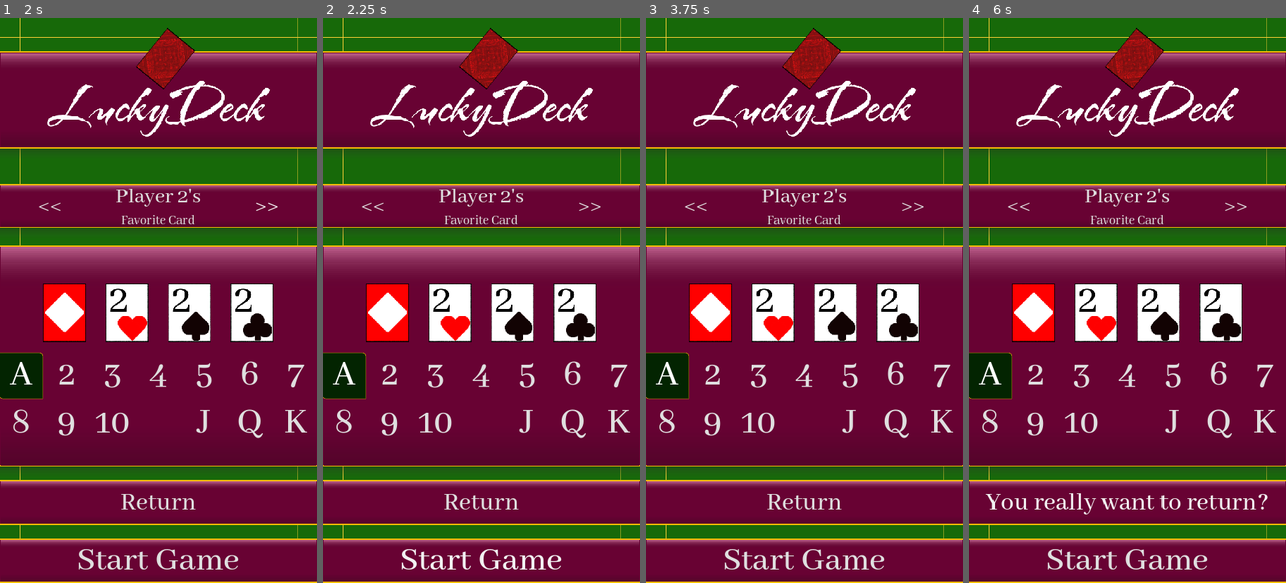
Above: before the commit, frames 1-4 (left to right).
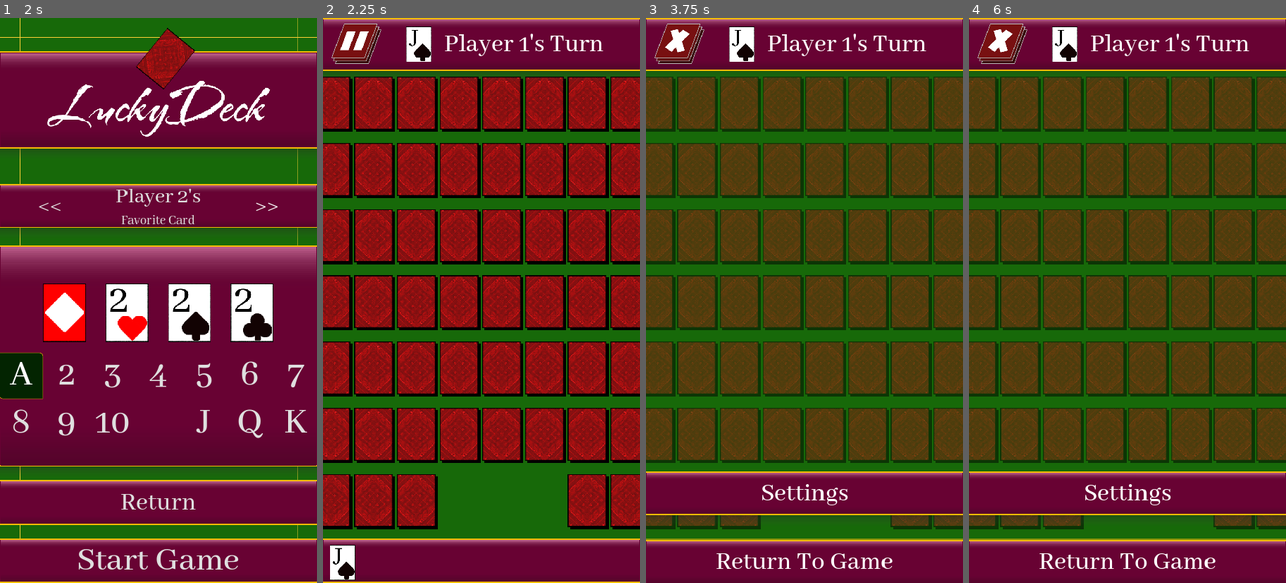
Above: after the commit, the same moments.

Repository: Yavuz7/LuckyDeck
Game: Godot game, scene res://Menus/player_favorite_card_menu.tscn
The game is run twice, just before and just after one commit, with the same random seed, the same clock (stepped at 60 frames per second) and the same inputs. This scene is started directly instead of the project's main scene.
Inputs (mouse positions are in pixels of both pictures, inside the frame that each line leads up to):
- Up to frame 1 (2 s): click "<<" at 0.5 s; click ">>" at 1.25 s
- Up to frame 2 (2.25 s): click "Start Game" at 2 s
- Up to frame 3 (3.75 s): click (804, 46) at 2.77 s; click (677, 46) at 3.52 s
- Up to frame 4 (6 s): click (1127, 560) at 4.27 s; click (1127, 560) at 5 s, where only the run after the commit has a clickable "Return To Game"; click (1127, 492) at 5.75 s, where only the run after the commit has a clickable "Settings"

Frame 1 is identical in both runs. In frame 2, 88% of the frame differs, in the area x 0-100%, y 0-100%; in frame 3, 85%; in frame 4, 85%.

Commit message:
Game now launches to play screen

Diff:
--- /dev/null
+++ b/Menus/Game.tscn
@@ -0,0 +1,265 @@
+[gd_scene load_steps=10 format=3 uid="uid://ifsdtp307ptu"]
+
+[ext_resource type="Theme" uid="uid://brkyelj36ne10" path="res://Scripts/maintheme.tres" id="1_52tlx"]
+[ext_resource type="Script" path="res://Scripts/Game.gd" id="2_1h2br"]
+[ext_resource type="Texture2D" uid="uid://c0nqv6vii1nss" path="res://assets/Images/CardFronts/cards1-5.png" id="3_ow6xv"]
+[ext_resource type="PackedScene" uid="uid://cvgijvugy7wxe" path="res://assets/button_scene.tscn" id="4_pd6m8"]
+[ext_resource type="Texture2D" uid="uid://dcltp31ptq1ky" path="res://assets/Images/Buttons/pauseButtonLarge.svg" id="5_mfxsg"]
+[ext_resource type="Script" path="res://Scripts/pauseButton.gd" id="6_tm85r"]
+[ext_resource type="Texture2D" uid="uid://c52wtn1j2dqrg" path="res://assets/Images/CardFronts/cards3-11.png" id="7_d5qrn"]
+
+[sub_resource type="Animation" id="Animation_lbo3g"]
+resource_name = "make_card_disappear"
+length = 1.5
+tracks/0/type = "value"
+tracks/0/imported = false
+tracks/0/enabled = true
+tracks/0/path = NodePath(".:modulate")
+tracks/0/interp = 1
+tracks/0/loop_wrap = true
+tracks/0/keys = {
+"times": PackedFloat32Array(0.1, 0.6, 1.5),
+"transitions": PackedFloat32Array(0.297303, 0.406126, 6.27667),
+"update": 0,
+"values": [Color(1, 1, 1, 1), Color(1, 1, 1, 0.87451), Color(1, 1, 1, 0)]
+}
+
+[sub_resource type="AnimationLibrary" id="AnimationLibrary_o60hx"]
+_data = {
+"make_card_disappear": SubResource("Animation_lbo3g")
+}
+
+[node name="Game" type="Control"]
+layout_mode = 3
+anchors_preset = 15
+anchor_right = 1.0
+anchor_bottom = 1.0
+grow_horizontal = 2
+grow_vertical = 2
+size_flags_horizontal = 3
+size_flags_vertical = 3
+theme = ExtResource("1_52tlx")
+script = ExtResource("2_1h2br")
+
+[node name="background" type="ColorRect" parent="."]
+layout_mode = 1
+anchors_preset = 15
+anchor_right = 1.0
+anchor_bottom = 1.0
+grow_horizontal = 2
+grow_vertical = 2
+color = Color(0.0901961, 0.411765, 0.0352941, 1)
+
+[node name="gridMargin" type="MarginContainer" parent="."]
+layout_mode = 1
+anchors_preset = 15
+anchor_right = 1.0
+anchor_bottom = 1.0
+offset_top = 125.0
+offset_bottom = -102.0
+grow_horizontal = 2
+grow_vertical = 2
+theme_override_constants/margin_left = 8
+theme_override_constants/margin_top = 8
+theme_override_constants/margin_right = 8
+theme_override_constants/margin_bottom = 0
+
+[node name="grid" type="GridContainer" parent="gridMargin"]
+layout_mode = 2
+columns = 8
+
+[node name="drawnCard" type="TextureRect" parent="."]
+modulate = Color(1, 1, 1, 0)
+layout_mode = 1
+anchors_preset = 8
+anchor_left = 0.5
+anchor_top = 0.5
+anchor_right = 0.5
+anchor_bottom = 0.5
+offset_left = -143.0
+offset_top = -189.0
+offset_right = -46.0
+offset_bottom = -57.0
+grow_horizontal = 2
+grow_vertical = 2
+scale = Vector2(3, 3)
+mouse_filter = 2
+texture = ExtResource("3_ow6xv")
+stretch_mode = 5
+
+[node name="cardAnimator" type="AnimationPlayer" parent="drawnCard"]
+libraries = {
+"": SubResource("AnimationLibrary_o60hx")
+}
+
+[node name="gameHeader" parent="." instance=ExtResource("4_pd6m8")]
+custom_minimum_size = Vector2(0, 120)
+layout_mode = 1
+anchors_preset = 10
+anchor_top = 0.0
+anchor_bottom = 0.0
+offset_top = 0.0
+offset_bottom = 2.0
+grow_vertical = 1
+
+[node name="TopGui" type="MarginContainer" parent="gameHeader"]
+custom_minimum_size = Vector2(0, 100)
+layout_mode = 1
+anchors_preset = 15
+anchor_right = 1.0
+anchor_bottom = 1.0
+grow_horizontal = 2
+grow_vertical = 2
+theme = ExtResource("1_52tlx")
+theme_override_constants/margin_left = 15
+theme_override_constants/margin_top = 5
+theme_override_constants/margin_right = 15
+theme_override_constants/margin_bottom = 5
+
+[node name="HSplitContainer" type="HSplitContainer" parent="gameHeader/TopGui"]
+custom_minimum_size = Vector2(0, 100)
+layout_mode = 2
+theme_override_constants/separation = 50
+split_offset = -55
+dragger_visibility = 1
+
+[node name="pauseButton" type="TextureButton" parent="gameHeader/TopGui/HSplitContainer"]
+custom_minimum_size = Vector2(120, 120)
+layout_mode = 2
+size_flags_vertical = 4
+texture_normal = ExtResource("5_mfxsg")
+ignore_texture_size = true
+stretch_mode = 5
+script = ExtResource("6_tm85r")
+
+[node name="HBoxContainer" type="HBoxContainer" parent="gameHeader/TopGui/HSplitContainer"]
+custom_minimum_size = Vector2(0, 100)
+layout_mode = 2
+size_flags_horizontal = 2
+size_flags_vertical = 4
+theme_override_constants/separation = 25
+
+[node name="TextureRect" type="TextureRect" parent="gameHeader/TopGui/HSplitContainer/HBoxContainer"]
+custom_minimum_size = Vector2(65, 80)
+layout_mode = 2
+size_flags_horizontal = 2
+size_flags_vertical = 4
+texture = ExtResource("7_d5qrn")
+expand_mode = 1
+stretch_mode = 5
+
+[node name="CurrentPlayerName" type="Label" parent="gameHeader/TopGui/HSplitContainer/HBoxContainer"]
+layout_mode = 2
+text = "Player 1's Turn"
+
+[node name="TextureRect2" type="TextureRect" parent="."]
+layout_mode = 0
+offset_right = 40.0
+offset_bottom = 40.0
+theme = ExtResource("1_52tlx")
+
+[node name="ButtonSceneFooter" parent="." instance=ExtResource("4_pd6m8")]
+layout_mode = 1
+
+[node name="TopGui" type="MarginContainer" parent="ButtonSceneFooter"]
+custom_minimum_size = Vector2(0, 80)
+layout_mode = 1
+anchors_preset = 15
+anchor_right = 1.0
+anchor_bottom = 1.0
+offset_top = 3.0
+offset_bottom = 5.0
+grow_horizontal = 2
+grow_vertical = 2
+theme = ExtResource("1_52tlx")
+theme_override_constants/margin_left = 15
+theme_override_constants/margin_top = 5
+theme_override_constants/margin_right = 15
+theme_override_constants/margin_bottom = 5
+
+[node name="TextureRect" type="TextureRect" parent="ButtonSceneFooter/TopGui"]
+custom_minimum_size = Vector2(58.79, 80)
+layout_mode = 2
+size_flags_horizontal = 2
+size_flags_vertical = 4
+texture = ExtResource("7_d5qrn")
+expand_mode = 1
+stretch_mode = 5
+
+[node name="SettingsMenu" type="Control" parent="."]
+layout_mode = 1
+anchors_preset = 15
+anchor_right = 1.0
+anchor_bottom = 1.0
+offset_top = 121.0
+offset_bottom = 4.0
+grow_horizontal = 2
+grow_vertical = 2
+
+[node name="background" type="ColorRect" parent="SettingsMenu"]
+layout_mode = 1
+anchors_preset = 15
+anchor_right = 1.0
+anchor_bottom = 1.0
+offset_top = -1.0
+grow_horizontal = 2
+grow_vertical = 2
+color = Color(0.0941176, 0.411765, 0.0392157, 0.501961)
+
+[node name="ReturnToGame" parent="SettingsMenu" instance=ExtResource("4_pd6m8")]
+custom_minimum_size = Vector2(0, 102)
+layout_mode = 1
+
+[node name="Label" type="Label" parent="SettingsMenu/ReturnToGame"]
+layout_mode = 1
+anchors_preset = 15
+anchor_right = 1.0
+anchor_bottom = 1.0
+grow_horizontal = 2
+grow_vertical = 2
+theme_override_font_sizes/font_size = 60
+text = "Return To Game"
+horizontal_alignment = 1
+vertical_alignment = 1
+
+[node name="Settings" type="Control" parent="SettingsMenu"]
+layout_mode = 1
+anchors_preset = 15
+anchor_right = 1.0
+anchor_bottom = 1.0
+offset_bottom = -157.0
+grow_horizontal = 2
+grow_vertical = 2
+
+[node name="PlayerScores" type="ScrollContainer" parent="SettingsMenu/Settings"]
+layout_mode = 1
+anchors_preset = 15
+anchor_right = 1.0
+anchor_bottom = 1.0
+offset_bottom = -130.0
+grow_horizontal = 2
+grow_vertical = 2
+
+[node name="Players" type="VBoxContainer" parent="SettingsMenu/Settings/PlayerScores"]
+layout_mode = 2
+
+[node name="Settings2" parent="SettingsMenu/Settings" instance=ExtResource("4_pd6m8")]
+layout_mode = 1
+
+[node name="Label" type="Label" parent="SettingsMenu/Settings/Settings2"]
+layout_mode = 1
+anchors_preset = 8
+anchor_left = 0.5
+anchor_top = 0.5
+anchor_right = 0.5
+anchor_bottom = 0.5
+offset_left = -99.5
+offset_top = -37.5
+offset_right = 99.5
+offset_bottom = 37.5
+grow_horizontal = 2
+grow_vertical = 2
+theme_override_font_sizes/font_size = 60
+text = "Settings"
+horizontal_alignment = 1
+vertical_alignment = 1
--- a/Menus/player_favorite_card_menu.tscn
+++ b/Menus/player_favorite_card_menu.tscn
@@ -34,6 +34,7 @@
 [sub_resource type="StyleBoxEmpty" id="StyleBoxEmpty_h0egs"]
 
 [node name="PlayerFavoriteCardMenu" type="Panel"]
+anchors_preset = 15
 anchor_right = 1.0
 anchor_bottom = 1.0
 grow_horizontal = 2
--- a/Scripts/Game.gd
+++ b/Scripts/Game.gd
@@ -7,5 +7,11 @@
 	var deckDealer = preload("res://Scripts/deckDealer.gd").new(GameManager.numOfPlayers)
 	add_child(deckDealer)
 	GameManager.fillPlayerArray()
-	GameManager.setUpGame()
+	setUpGame()
 	pass # Replace with function body.
+
+func setUpGame():
+	GameManager.Game = $"."
+	GameManager.previewCard = $drawnCard
+	GameManager.card_animator = $drawnCard/cardAnimator
+	GameManager.playerDisplay = $gameHeader/TopGui/HSplitContainer/HBoxContainer/CurrentPlayerName
--- a/Scripts/GameManager.gd
+++ b/Scripts/GameManager.gd
@@ -30,12 +30,6 @@
 func _ready():
 	pass
 
-func setUpGame():
-	Game = get_node('/root/Game/')
-	previewCard = get_node('/root/Game/drawnCard/')
-	card_animator = previewCard.get_node("cardAnimator")
-	playerDisplay = get_node('/root/Game/gameHeader/TopGui/HSplitContainer/HBoxContainer/CurrentPlayerName')
-
 
 func fillPlayerArray():
 	var i = 0
@@ -53,16 +47,15 @@
 	cardHandler()
 	changeCurrentPlayer()
 
-
 func cardHandler():
 	var randomIndex = numberGenerator.randi_range(0,Deck.size() - 1)
 
 	showCard(randomIndex)
 	addCardToPlayer(randomIndex)
-	if(Players[currentPlayer].size() >= 1):
-		if(checkVictory()):
-			return
+	if(checkVictory()):
+		return
 	checkDefeat(randomIndex)
+	print(Players[currentPlayer].back())
 	Deck.remove_at(randomIndex)
 
 func showCard(randomIndex):
@@ -78,11 +71,8 @@
 	card_animator.seek(0,true)
 	card_animator.play("make_card_disappear")
 func addCardToPlayer(i):
-	if ((Deck[i][cardValues.value] == 1) || Deck[i][cardValues.suit] == 5):
-		return
-	else:
-		Players[currentPlayer].append(Deck[i])
-		print("Player " + str(currentPlayer + 1) + "\'s Current Hand: " + str(Players[currentPlayer]))
+	Players[currentPlayer].append(Deck[i])
+	print("Player " + str(currentPlayer + 1) + "\'s Current Hand: " + str(Players[currentPlayer]))
 
 func changeCurrentPlayer():
 	currentPlayer += 1
@@ -107,10 +97,19 @@
 			print("Victory By Default!(Last Player Standing)")
 			return
 func checkVictory():
-	var victoryMessage = checkVictoryHands()
+	var victoryMessage
+	if(Players[currentPlayer].size() >= 1):
+		victoryMessage = checkVictoryHands()
+	if(victoryMessage == null):
+		victoryMessage = checkFavoriteCardVictory()
 	if( victoryMessage != null):
 		print(victoryMessage + " By Player " + str(currentPlayer + 1))
 		return true
+
+
+func checkFavoriteCardVictory():
+	if(Players[currentPlayer].back() == playerFavoriteCards[currentPlayer]):
+		return "Favorite Card Drawn!"
 func checkVictoryHands():
 	var completeArrayValue = Array()
 	var completeArraySuit = Array()
--- a/Scripts/PlayerFavoriteCardMenu.gd
+++ b/Scripts/PlayerFavoriteCardMenu.gd
@@ -27,7 +27,6 @@
 	if(!playerFavoriteCards[i]):
 		playerFavoriteCards[i].append(suitValues.get(suitSelect.get_pressed_button().name))
 		playerFavoriteCards[i].append(valueSelect.get_pressed_button().name.to_int())
-		print(playerFavoriteCards[i])
 	else:
 		playerFavoriteCards[i].clear()
 		playerFavoriteCards[i].append(suitValues.get(suitSelect.get_pressed_button().name))
@@ -45,6 +44,10 @@
 
 func _on_start_game_pressed():
 	saveSelection(playerIndex)
+	sendToGameManager()
+	get_parent().call_deferred("add_child",load("res://Menus/Game.tscn").instantiate())
+	self.queue_free()
+
 
 
 func _on_back_button_pressed():
@@ -52,7 +55,6 @@
 		saveSelection(playerIndex)
 		playerIndex-= 1
 		playerDisplay.text = "Player " + str(playerIndex + 1) + "\'s"
-		print("Player Index:" + str(playerIndex))
 		loadSelection(playerIndex)
 
 
@@ -61,7 +63,6 @@
 		saveSelection(playerIndex)
 		playerIndex+= 1
 		playerDisplay.text = "Player " + str(playerIndex + 1) + "\'s"
-		print("Player Index:" + str(playerIndex))
 		loadSelection(playerIndex)
 
 
@@ -77,3 +78,13 @@
 
 		get_parent().call_deferred("add_child",load("res://Menus/player_number_selection.tscn").instantiate())
 		self.queue_free()
+
+func sendToGameManager():
+	fillPlayerArray()
+	GameManager.playerFavoriteCards = playerFavoriteCards
+	pass
+
+func fillPlayerArray():
+	for card in playerFavoriteCards:
+		if(playerFavoriteCards[card].size() == 0):
+			playerFavoriteCards[card] = [1,1]
--- a/Scripts/deckDealer.gd
+++ b/Scripts/deckDealer.gd
@@ -2,15 +2,15 @@
 
 class_name deckDealer
 
-@onready var Game = get_node("/root/Game")
+@onready var Game = get_parent()
 var Deck = Array()
 var gridCards = Array()
 var numOfPlayers
-
+var favoriteCards = GameManager.playerFavoriteCards
+var favoriteCardsSuitsUsed = Array()
 
 # Called when the node enters the scene tree for the first time.
 func _ready():
-	print("apple")
 	generateDeck()
 	dealDeck()
 	GameManager.setDeck(Deck)
@@ -36,10 +36,16 @@
 			Deck.append([5,1])
 			gridCards.append(Card.new())
 			additionalPlayers-= 1
+	for card in favoriteCards:
+		if (favoriteCards[card][1] == 1 && favoriteCardsSuitsUsed.find(favoriteCards[card]) == -1):
+			favoriteCardsSuitsUsed.append(favoriteCards[card])
+			Deck.append([5,1])
+			gridCards.append(Card.new())
+			print(favoriteCardsSuitsUsed)
 
 func dealDeck():
 	var c = 0
-	if(numOfPlayers <= 4):
+	if(numOfPlayers <= 4 && favoriteCardsSuitsUsed.size() == 0):
 		while c < 47:
 			Game.get_node('gridMargin/grid/').add_child(gridCards[c])
 			c+= 1
@@ -49,7 +55,7 @@
 			if (c != 49):
 				Game.get_node('gridMargin/grid/').add_child(Container.new())
 			c+=1
-	elif(numOfPlayers == 5 || numOfPlayers == 6):
+	elif(gridCards.size() < 55) :
 		while c < 47:
 			Game.get_node('gridMargin/grid/').add_child(gridCards[c])
 			c+= 1
@@ -59,8 +65,9 @@
 			if (c == 50):
 				Game.get_node('gridMargin/grid/').add_child(Container.new())
 				Game.get_node('gridMargin/grid/').add_child(Container.new())
-				if(numOfPlayers != 6):
+				if(gridCards.size() == 53):
 					Game.get_node('gridMargin/grid/').add_child(Container.new())
+
 			c+=1
 	else:
 		while c < gridCards.size():
--- a/Scripts/main.tscn
+++ b/Scripts/main.tscn
@@ -1,265 +1,14 @@
-[gd_scene load_steps=10 format=3 uid="uid://d2dequvp2tyhb"]
+[gd_scene load_steps=2 format=3 uid="uid://d2dequvp2tyhb"]
 
-[ext_resource type="Theme" uid="uid://brkyelj36ne10" path="res://Scripts/maintheme.tres" id="1_xanrt"]
-[ext_resource type="Script" path="res://Scripts/Game.gd" id="2_4pnwh"]
-[ext_resource type="Texture2D" uid="uid://c0nqv6vii1nss" path="res://assets/Images/CardFronts/cards1-5.png" id="3_fw2yw"]
-[ext_resource type="Texture2D" uid="uid://dcltp31ptq1ky" path="res://assets/Images/Buttons/pauseButtonLarge.svg" id="5_p75xj"]
-[ext_resource type="Script" path="res://Scripts/pauseButton.gd" id="6_m6g02"]
-[ext_resource type="Texture2D" uid="uid://c52wtn1j2dqrg" path="res://assets/Images/CardFronts/cards3-11.png" id="7_5aqiv"]
-[ext_resource type="PackedScene" uid="uid://cvgijvugy7wxe" path="res://assets/button_scene.tscn" id="8_46xpc"]
+[ext_resource type="PackedScene" uid="uid://ifsdtp307ptu" path="res://Menus/Game.tscn" id="1_r34j8"]
 
-[sub_resource type="Animation" id="Animation_lbo3g"]
-resource_name = "make_card_disappear"
-length = 1.5
-tracks/0/type = "value"
-tracks/0/imported = false
-tracks/0/enabled = true
-tracks/0/path = NodePath(".:modulate")
-tracks/0/interp = 1
-tracks/0/loop_wrap = true
-tracks/0/keys = {
-"times": PackedFloat32Array(0.1, 0.6, 1.5),
-"transitions": PackedFloat32Array(0.297303, 0.406126, 6.27667),
-"update": 0,
-"values": [Color(1, 1, 1, 1), Color(1, 1, 1, 0.87451), Color(1, 1, 1, 0)]
-}
-
-[sub_resource type="AnimationLibrary" id="AnimationLibrary_o60hx"]
-_data = {
-"make_card_disappear": SubResource("Animation_lbo3g")
-}
-
-[node name="Game" type="Control"]
+[node name="Control" type="Control"]
 layout_mode = 3
 anchors_preset = 15
 anchor_right = 1.0
 anchor_bottom = 1.0
 grow_horizontal = 2
 grow_vertical = 2
-size_flags_horizontal = 3
-size_flags_vertical = 3
-theme = ExtResource("1_xanrt")
-script = ExtResource("2_4pnwh")
 
-[node name="background" type="ColorRect" parent="."]
+[node name="Game" parent="." instance=ExtResource("1_r34j8")]
 layout_mode = 1
-anchors_preset = 15
-anchor_right = 1.0
-anchor_bottom = 1.0
-grow_horizontal = 2
-grow_vertical = 2
-color = Color(0.0901961, 0.411765, 0.0352941, 1)
-
-[node name="gridMargin" type="MarginContainer" parent="."]
-layout_mode = 1
-anchors_preset = 15
-anchor_right = 1.0
-anchor_bottom = 1.0
-offset_top = 125.0
-offset_bottom = -102.0
-grow_horizontal = 2
-grow_vertical = 2
-theme_override_constants/margin_left = 8
-theme_override_constants/margin_top = 8
-theme_override_constants/margin_right = 8
-theme_override_constants/margin_bottom = 0
-
-[node name="grid" type="GridContainer" parent="gridMargin"]
-layout_mode = 2
-columns = 8
-
-[node name="drawnCard" type="TextureRect" parent="."]
-modulate = Color(1, 1, 1, 0)
-layout_mode = 1
-anchors_preset = 8
-anchor_left = 0.5
-anchor_top = 0.5
-anchor_right = 0.5
-anchor_bottom = 0.5
-offset_left = -143.0
-offset_top = -189.0
-offset_right = -46.0
-offset_bottom = -57.0
-grow_horizontal = 2
-grow_vertical = 2
-scale = Vector2(3, 3)
-mouse_filter = 2
-texture = ExtResource("3_fw2yw")
-stretch_mode = 5
-
-[node name="cardAnimator" type="AnimationPlayer" parent="drawnCard"]
-libraries = {
-"": SubResource("AnimationLibrary_o60hx")
-}
-
-[node name="gameHeader" parent="." instance=ExtResource("8_46xpc")]
-custom_minimum_size = Vector2(0, 120)
-layout_mode = 1
-anchors_preset = 10
-anchor_top = 0.0
-anchor_bottom = 0.0
-offset_top = 0.0
-offset_bottom = 2.0
-grow_vertical = 1
-
-[node name="TopGui" type="MarginContainer" parent="gameHeader"]
-custom_minimum_size = Vector2(0, 100)
-layout_mode = 1
-anchors_preset = 15
-anchor_right = 1.0
-anchor_bottom = 1.0
-grow_horizontal = 2
-grow_vertical = 2
-theme = ExtResource("1_xanrt")
-theme_override_constants/margin_left = 15
-theme_override_constants/margin_top = 5
-theme_override_constants/margin_right = 15
-theme_override_constants/margin_bottom = 5
-
-[node name="HSplitContainer" type="HSplitContainer" parent="gameHeader/TopGui"]
-custom_minimum_size = Vector2(0, 100)
-layout_mode = 2
-theme_override_constants/separation = 50
-split_offset = -55
-dragger_visibility = 1
-
-[node name="pauseButton" type="TextureButton" parent="gameHeader/TopGui/HSplitContainer"]
-custom_minimum_size = Vector2(120, 120)
-layout_mode = 2
-size_flags_vertical = 4
-texture_normal = ExtResource("5_p75xj")
-ignore_texture_size = true
-stretch_mode = 5
-script = ExtResource("6_m6g02")
-
-[node name="HBoxContainer" type="HBoxContainer" parent="gameHeader/TopGui/HSplitContainer"]
-custom_minimum_size = Vector2(0, 100)
-layout_mode = 2
-size_flags_horizontal = 2
-size_flags_vertical = 4
-theme_override_constants/separation = 25
-
-[node name="TextureRect" type="TextureRect" parent="gameHeader/TopGui/HSplitContainer/HBoxContainer"]
-custom_minimum_size = Vector2(65, 80)
-layout_mode = 2
-size_flags_horizontal = 2
-size_flags_vertical = 4
-texture = ExtResource("7_5aqiv")
-expand_mode = 1
-stretch_mode = 5
-
-[node name="CurrentPlayerName" type="Label" parent="gameHeader/TopGui/HSplitContainer/HBoxContainer"]
-layout_mode = 2
-text = "Player 1's Turn"
-
-[node name="TextureRect2" type="TextureRect" parent="."]
-layout_mode = 0
-offset_right = 40.0
-offset_bottom = 40.0
-theme = ExtResource("1_xanrt")
-
-[node name="ButtonSceneFooter" parent="." instance=ExtResource("8_46xpc")]
-layout_mode = 1
-
-[node name="TopGui" type="MarginContainer" parent="ButtonSceneFooter"]
-custom_minimum_size = Vector2(0, 80)
-layout_mode = 1
-anchors_preset = 15
-anchor_right = 1.0
-anchor_bottom = 1.0
-offset_top = 3.0
-offset_bottom = 5.0
-grow_horizontal = 2
-grow_vertical = 2
-theme = ExtResource("1_xanrt")
-theme_override_constants/margin_left = 15
-theme_override_constants/margin_top = 5
-theme_override_constants/margin_right = 15
-theme_override_constants/margin_bottom = 5
-
-[node name="TextureRect" type="TextureRect" parent="ButtonSceneFooter/TopGui"]
-custom_minimum_size = Vector2(58.79, 80)
-layout_mode = 2
-size_flags_horizontal = 2
-size_flags_vertical = 4
-texture = ExtResource("7_5aqiv")
-expand_mode = 1
-stretch_mode = 5
-
-[node name="SettingsMenu" type="Control" parent="."]
-layout_mode = 1
-anchors_preset = 15
-anchor_right = 1.0
-anchor_bottom = 1.0
-offset_top = 121.0
-offset_bottom = 4.0
-grow_horizontal = 2
-grow_vertical = 2
-
-[node name="background" type="ColorRect" parent="SettingsMenu"]
-layout_mode = 1
-anchors_preset = 15
-anchor_right = 1.0
-anchor_bottom = 1.0
-offset_top = -1.0
-grow_horizontal = 2
-grow_vertical = 2
-color = Color(0.0941176, 0.411765, 0.0392157, 0.501961)
-
-[node name="ReturnToGame" parent="SettingsMenu" instance=ExtResource("8_46xpc")]
-custom_minimum_size = Vector2(0, 102)
-layout_mode = 1
-
-[node name="Label" type="Label" parent="SettingsMenu/ReturnToGame"]
-layout_mode = 1
-anchors_preset = 15
-anchor_right = 1.0
-anchor_bottom = 1.0
-grow_horizontal = 2
-grow_vertical = 2
-theme_override_font_sizes/font_size = 60
-text = "Return To Game"
-horizontal_alignment = 1
-vertical_alignment = 1
-
-[node name="Settings" type="Control" parent="SettingsMenu"]
-layout_mode = 1
-anchors_preset = 15
-anchor_right = 1.0
-anchor_bottom = 1.0
-offset_bottom = -157.0
-grow_horizontal = 2
-grow_vertical = 2
-
-[node name="PlayerScores" type="ScrollContainer" parent="SettingsMenu/Settings"]
-layout_mode = 1
-anchors_preset = 15
-anchor_right = 1.0
-anchor_bottom = 1.0
-offset_bottom = -130.0
-grow_horizontal = 2
-grow_vertical = 2
-
-[node name="Players" type="VBoxContainer" parent="SettingsMenu/Settings/PlayerScores"]
-layout_mode = 2
-
-[node name="Settings2" parent="SettingsMenu/Settings" instance=ExtResource("8_46xpc")]
-layout_mode = 1
-
-[node name="Label" type="Label" parent="SettingsMenu/Settings/Settings2"]
-layout_mode = 1
-anchors_preset = 8
-anchor_left = 0.5
-anchor_top = 0.5
-anchor_right = 0.5
-anchor_bottom = 0.5
-offset_left = -99.5
-offset_top = -37.5
-offset_right = 99.5
-offset_bottom = 37.5
-grow_horizontal = 2
-grow_vertical = 2
-theme_override_font_sizes/font_size = 60
-text = "Settings"
-horizontal_alignment = 1
-vertical_alignment = 1
--- a/Scripts/pauseButton.gd
+++ b/Scripts/pauseButton.gd
@@ -1,6 +1,6 @@
 extends TextureButton
 
-@onready var settings = get_node("/root/Game/SettingsMenu")
+@onready var settings = $"../../../../SettingsMenu"
 var paused = false;
 
 # Called when the node enters the scene tree for the first time.
